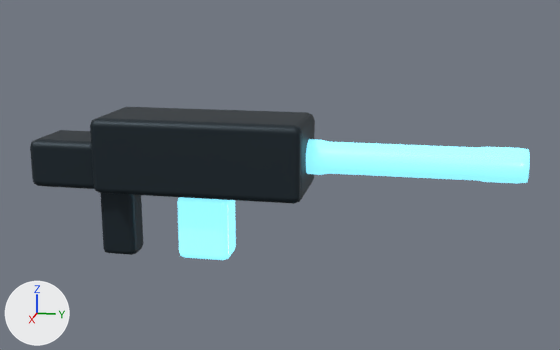
The glTF model godot/source_operators/generated/world_weapons/weapon-6.glb: old version first, new version second.
Rendered twice from a camera (50 mm lens) standing at (1.749, 0.782, 0.39) and looking at (-0.002, 0.432, -0.047). Arrows for +X, +Y and +Z are at lower left; the lights stay in place. The older version comes first. Where no turn or scale is listed for an object, it has been applied to the vertices. Vertices at exactly the same position are counted once.

Before the edit, the objects in view are built like this:
```python
me_mesh_0 = bpy.data.meshes.new('Mesh_0')
me_mesh_0.from_pydata(...)  # 168 vertices, 324 faces; spans x -0.105..0.105, y -0.17..0.5, z -0.265..0.09
me_mesh_0.materials.append(mat_worldmaterial0)  # dark blue #222f37
me_mesh_1 = bpy.data.meshes.new('Mesh_1')
me_mesh_1.from_pydata(...)  # 155 vertices, 288 faces; spans x -0.045..0.045, y 0.185..0.99, z -0.26..0.042
me_mesh_1.materials.append(mat_worldmaterial1)  # cyan #8ce8ff, glowing cyan #8ce8ff
ob_worldbatch0 = bpy.data.objects.new('WorldBatch0', me_mesh_0)
ob_worldbatch0.location = (0.0, 0.0, 0.0)
ob_worldbatch1 = bpy.data.objects.new('WorldBatch1', me_mesh_1)
ob_worldbatch1.location = (0.0, 0.0, 0.0)
```
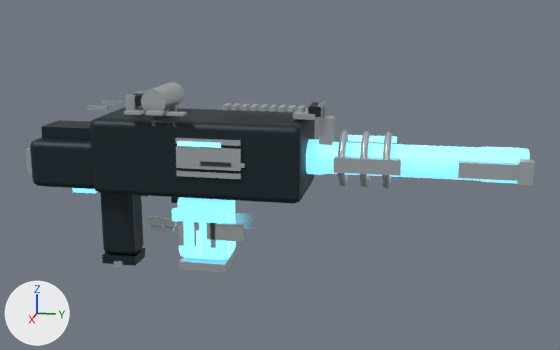
The edits, one by one:
Material 'WorldMaterial3' (mat_worldmaterial3) is new.
Its base color is (0.00335, 0.00561, 0.007) (black #0b1114).
Its metallic is 0.2.
Its roughness is 0.3.
Its emission color is (0.262, 0.807, 1.0) (cyan #8ce8ff).
Its emission strength is 1.8.
Material 'WorldMaterial2' (mat_worldmaterial2) is new.
Its base color is (0.565, 0.617, 0.644) (light grey #c6ced2).
Its metallic is 0.68.
Its roughness is 0.32.
me_mesh_0 is used by ob_worldbatch0; location (0.0, 0.0, 0.0).
me_mesh_0 had 168 vertices, 324 faces and spanned x -0.105..0.105, y -0.17..0.5, z -0.265..0.09.
me_mesh_0 now has 208 vertices, 384 faces and spans x -0.105..0.105, y -0.17..0.532, z -0.287..0.133.
me_mesh_0 part 1: a new loose piece, a box spanning x -0.035..0.035, y 0.504..0.532, z 0.101..0.123, in mat_worldmaterial0 (dark blue #222f37).
me_mesh_0 part 2: a new loose piece, a box spanning x -0.031..0.031, y 0.07..0.09, z 0.107..0.133, in mat_worldmaterial0 (dark blue #222f37).
me_mesh_0 part 3: a new loose piece, a box spanning x -0.012..0.012, y 0.165..0.185, z -0.127..-0.097, in mat_worldmaterial0 (dark blue #222f37).
me_mesh_0 part 4: a new loose piece, a box spanning x -0.045..0.045, y -0.147..0.003, z 0.029..0.056, in mat_worldmaterial0 (dark blue #222f37).
me_mesh_0 part 5: a new loose piece, a box spanning x -0.035..0.035, y -0.013..0.073, z -0.287..-0.265, in mat_worldmaterial0 (dark blue #222f37).
me_mesh_1 is used by ob_worldbatch1; location (0.0, 0.0, 0.0).
me_mesh_1 had 155 vertices, 288 faces and spanned x -0.045..0.045, y 0.185..0.99, z -0.26..0.042.
me_mesh_1 now has 203 vertices, 360 faces and spans x -0.052..0.052, y -0.084..0.99, z -0.26..0.042.
me_mesh_1 part 6: a new loose piece, a box spanning x 0.01..0.03, y -0.084..-0.024, z -0.108..-0.089, in mat_worldmaterial1 (cyan #8ce8ff, glowing cyan #8ce8ff).
me_mesh_1 part 7: a new loose piece, a box spanning x -0.008..0.008, y 0.163..0.181, z -0.175..-0.145, in mat_worldmaterial1 (cyan #8ce8ff, glowing cyan #8ce8ff).
Other edits to the shape of me_mesh_1 do not show in these pictures.
Mesh me_mesh_3 is new.
It consists of a box spanning x 0.111..0.115, y 0.22..0.32, z 0.038..0.048; a box spanning x 0.044..0.054, y 0.239..0.251, z -0.24..-0.18; a box spanning x -0.05..0.05, y 0.883..0.897, z -0.006..0.006; a box spanning x -0.003..0.003, y 0.592..0.702, z 0.041..0.055.
It uses material mat_worldmaterial3 (black #0b1114, glowing cyan #8ce8ff).
Mesh me_mesh_2 is new.
It has 692 vertices, 1128 faces and spans x -0.102..0.123, y -0.188..0.995, z -0.294..0.158.
It uses material mat_worldmaterial2 (light grey #c6ced2).
Object 'WorldBatch3' (ob_worldbatch3) is new; it shows me_mesh_3.
Its location is (0.0, 0.0, 0.0).
Object 'WorldBatch2' (ob_worldbatch2) is new; it shows me_mesh_2.
Its location is (0.0, 0.0, 0.0).

Where the change shows, as pixel boxes (x1, y1, x2, y2) in the pictures (560 x 350 px):
'WorldBatch0', reshaped (16% taller): before (30, 107, 315, 255); after (30, 94, 321, 266)
'WorldBatch1', reshaped (30% wider): before (177, 139, 530, 260); after (72, 139, 530, 260)
'WorldBatch2', added: after (25, 82, 535, 273)
'WorldBatch3', added: after (177, 135, 397, 255)
part 1 of me_mesh_0, added: after (308, 102, 321, 117)
part 2 of me_mesh_0, added: after (133, 94, 143, 108)
part 3 of me_mesh_0, added (mostly hidden): after (171, 197, 179, 203)
part 4 of me_mesh_0, added: after (41, 120, 91, 140)
part 5 of me_mesh_0, added: after (102, 248, 145, 266)
part 6 of me_mesh_1, added: after (72, 188, 97, 193)
part 7 of me_mesh_1, added: after (172, 208, 178, 222)
